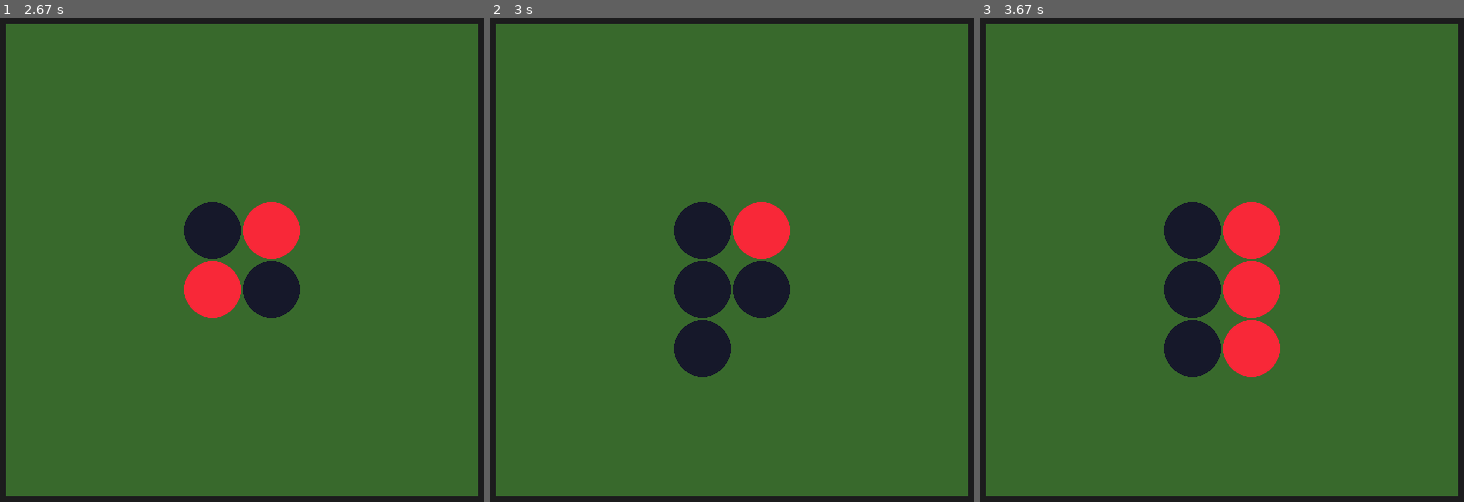
Above: before the commit, frames 1-3 (left to right).
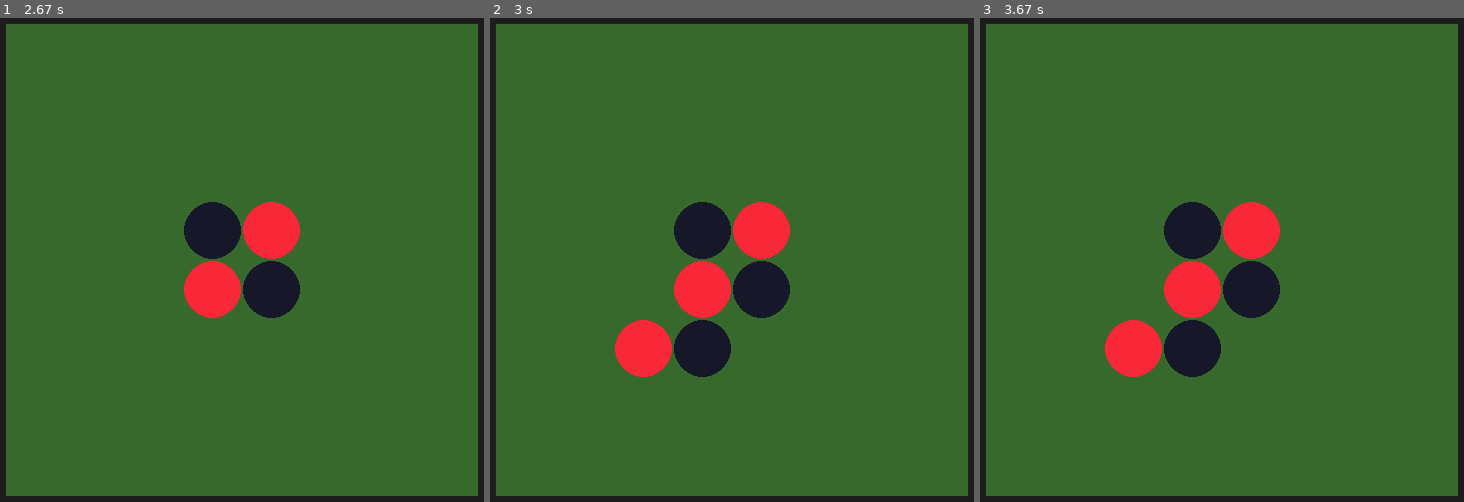
Above: after the commit, the same moments.

Repository: jedekar/python-reversi
Game: pygame game, started from start.py
The game is run twice, just before and just after one commit, with the same random seed, the same clock (stepped at 60 frames per second) and the same inputs.
Inputs (mouse positions are in pixels of both pictures, inside the frame that each line leads up to):
- Up to frame 1 (2.67 s): tap R at 0.33 s
- Up to frame 2 (3 s): click (732, 332) at 2.82 s
- Up to frame 3 (3.67 s): no input

Frame 1 is identical in both runs. In frame 2, 2.2% of the frame differs, in the area x 25-50%, y 50-75%; in frame 3, 4.3%, in the area x 25-62%, y 50-75%.

Commit message:
Implement simple AI

Diff:
--- a/reversi/controller.py
+++ b/reversi/controller.py
@@ -1,7 +1,7 @@
-import random
 import pygame as pg
 
-from reversi.reversi import WHITE, BLACK
+from reversi.minimax import alphabeta
+from reversi.reversi import WHITE, BLACK, INFINITY, INVALID_CELL
 
 PASS = 'pass'
 RESTART = 'restart'
@@ -40,12 +40,10 @@
         self.color = color
 
     def get_input(self, game):
-        pg.time.wait(470)
-        coverage = game.get_coverage(self.color)
-        if len(coverage) != 0:
-            return random.choice(list(coverage.keys()))
-        else:
+        move = alphabeta(game, self.color, 4, -INFINITY, INFINITY).move
+        if move == INVALID_CELL:
             return PASS
+        return move
 
 
 def prepare(view):
--- /dev/null
+++ b/reversi/minimax.py
@@ -0,0 +1,32 @@
+from reversi.reversi import INVALID_CELL, inverseof, INFINITY
+
+
+class MinimaxNode:
+    def __init__(self, value, move):
+        self.value = value
+        self.move = move
+
+
+def alphabeta(game, color, depth, alpha, beta):
+    alpha = alpha
+    inverse = inverseof(color)
+    node = MinimaxNode(-1, INVALID_CELL)
+    moves = game.get_available_moves_for(color)
+    if depth == 0 or len(moves) == 0:
+        node.value = game.sev(color)
+        return node
+
+    level = game.replicate_for_all(color)
+
+    node.value = -INFINITY
+    for i in range(len(level)):
+        prev = node.value
+        node.value = max(node.value,
+                         -alphabeta(level[i], inverse, depth - 1, -beta, -alpha).value)
+        if prev != node.value:
+            node.move = moves[i]
+        alpha = max(alpha, node.value)
+        if alpha >= beta:
+            break
+
+    return node
--- a/reversi/reversi.py
+++ b/reversi/reversi.py
@@ -1,4 +1,8 @@
+from copy import deepcopy
+
+INVALID_CELL = (-1, -1)
 FIELD_WIDTH = 8
+INFINITY = 1000
 BLACK = 'b'
 WHITE = 'w'
 EMPTY = ' '
@@ -162,6 +166,9 @@
         self.flip_pieces(cell_idx, coverage[cell_idx])
         self.notify()
 
+    def get_available_moves_for(self, color):
+        return list(self.get_coverage(color).keys())
+
     def calculate_score(self):
         black = len(self.get_pieces(BLACK))
         white = len(self.get_pieces(WHITE))
@@ -169,9 +176,34 @@
         return black, white
 
     def reset(self):
-        self.field = [[EMPTY] * FIELD_WIDTH for i in range(FIELD_WIDTH)]
+        self.field = [[EMPTY] * FIELD_WIDTH for _ in range(FIELD_WIDTH)]
         self.field[3][3] = BLACK
         self.field[4][4] = BLACK
         self.field[3][4] = WHITE
         self.field[4][3] = WHITE
         self.notify()
+
+    def sev(self, color):
+        stable = [(0, 0), (0, 7), (7, 0), (7, 7)]
+        exes = [(1, 1), (1, 6), (6, 1), (6, 6)]
+
+        moves = self.get_available_moves_for(color)
+        ev_score = len(moves)
+        for m in moves:
+            if m in stable:
+                ev_score += 1
+            if m in exes:
+                ev_score -= 1
+
+        return len(self.get_pieces(color))
+
+    def replicate_for_all(self, color):
+        result = []
+        moves = self.get_available_moves_for(color)
+        for i in range(len(moves)):
+            cp = Reversi()
+            cp.field = deepcopy(self.field)
+            result.append(cp)
+            result[i].make_turn(moves[i], color)
+
+        return result
